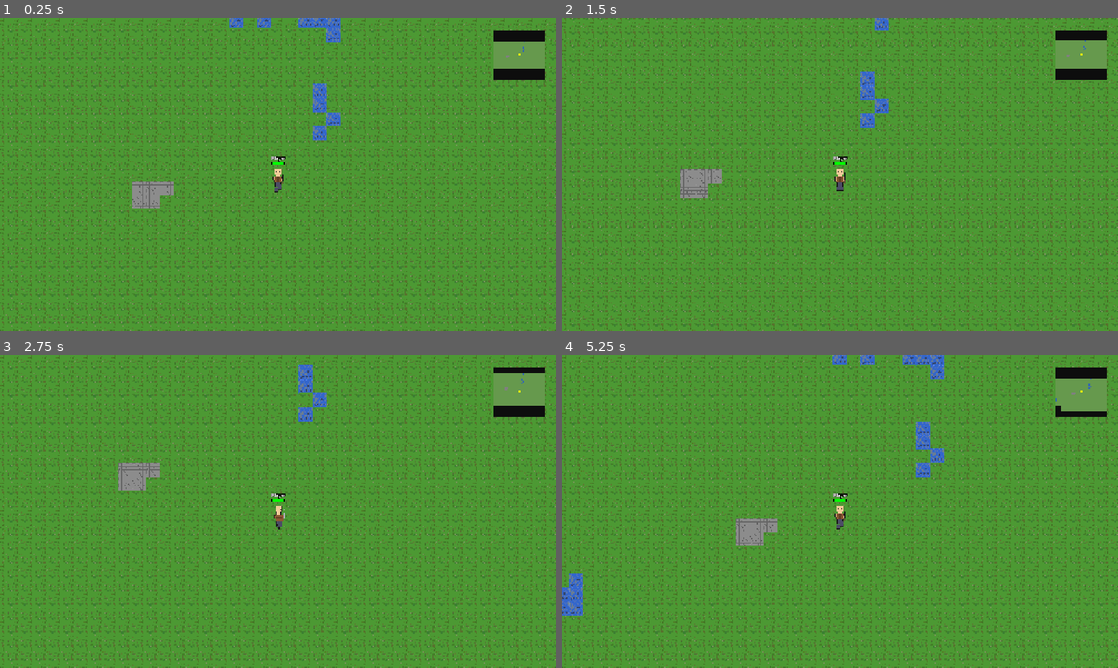
Above: before the commit, frames 1-4 (two rows, left to right).
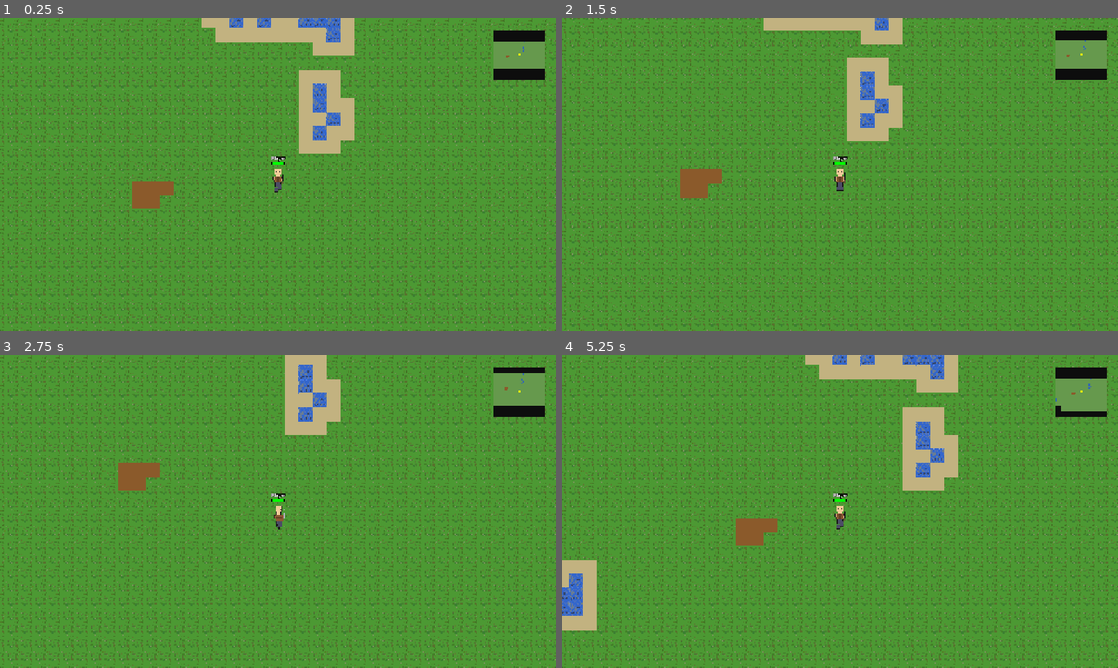
Above: after the commit, the same moments.

Repository: mattzanco/Trithia
Game: Godot game, scene res://scenes/main.tscn
Two runs of this game, one before a commit and one after it. Both use one fixed random seed, a clock stepped at 60 frames per second and the inputs below.
Inputs (mouse positions are in pixels of both pictures, inside the frame that each line leads up to):
- Up to frame 1 (0.25 s): no input
- Up to frame 2 (1.5 s): move the mouse to (962, 158) at 0.52 s; hold D (move_right) 0.53-1.28 s; hold Ctrl 0.53-1.28 s; click (962, 158) at 0.67 s; move the mouse to (728, 190) at 1.27 s; hold S (move_down) from 1.28 s (still down); tap Ctrl at 1.35 s
- Up to frame 3 (2.75 s): move the mouse to (333, 442) at 2.02 s; release S (move_down) at 2.03 s; hold D (move_right) from 2.03 s (still down); hold Ctrl from 2.03 s (still down)
- Up to frame 4 (5.25 s): tap Enter at 2.75 s; move the mouse to (812, 574) at 2.77 s; release D (move_right) at 2.78 s; release Ctrl at 2.78 s; hold W (move_up) 2.78-3.53 s; tap Ctrl at 2.85, 4.35 s; click (812, 574) at 2.92 s; move the mouse to (1006, 558) at 3.52 s; hold Ctrl 3.53-4.28 s; hold A (move_left) 3.53-5.03 s; move the mouse to (673, 464) at 4.27 s; move the mouse to (867, 511) at 5.02 s; hold S (move_down) from 5.03 s (still down); hold Ctrl from 5.03 s (still down); click (867, 511) at 5.17 s

The runs differ from the first frame. In frame 1, 4.3% of the frame differs, in the area x 23-92%, y 0-61%; in frame 2, 3.7%; in frame 3, 2.4%; in frame 4, 5.2%, in the area x 0-93%, y 0-88%.

Commit message:
Add sand/dirt terrain system with minimap support and texture generator

Diff:
--- a/project.godot
+++ b/project.godot
@@ -13,8 +13,15 @@
 config/name="Trithia"
 config/description="A 2D RPG adventure game"
 run/main_scene="res://scenes/main.tscn"
-config/features=PackedStringArray("4.3", "Forward Plus")
+config/features=PackedStringArray("4.5", "Forward Plus")
 config/icon="res://icon.svg"
+
+[display]
+
+window/size/viewport_width=1280
+window/size/viewport_height=720
+window/size/mode=2
+window/stretch/mode="canvas_items"
 
 [input]
 
@@ -43,13 +50,6 @@
 ]
 }
 
-[display]
-
-window/size/viewport_width=1280
-window/size/viewport_height=720
-window/size/mode=2
-window/stretch/mode="canvas_items"
-
 [rendering]
 
 textures/canvas_textures/default_texture_filter=0
--- /dev/null
+++ b/scenes/generate_textures.tscn
@@ -0,0 +1,6 @@
+[gd_scene load_steps=2 format=3]
+
+[ext_resource type="Script" path="res://scripts/generate_terrain_textures.gd" id="1_texture_gen"]
+
+[node name="TextureGenerator" type="Node"]
+script = ExtResource("1_texture_gen")
--- a/scripts/dead_body.gd
+++ b/scripts/dead_body.gd
@@ -3,6 +3,10 @@
 # Visual representation of a dead orc
 
 const TILE_SIZE = 32
+
+func _ready():
+	# Make sure the body is drawn when added to the scene
+	queue_redraw()
 
 func _draw():
 	# Draw a dead orc lying sideways (pale green) centered in tile
--- /dev/null
+++ b/scripts/generate_terrain_textures.gd
@@ -0,0 +1,114 @@
+extends Node
+
+# Utility script to generate terrain tile textures
+# Run this once to create the dirt and sand PNG files
+
+const TILE_SIZE = 32
+
+func _ready():
+	generate_dirt_texture()
+	generate_sand_texture()
+	print("Terrain textures generated successfully!")
+	# Auto-quit after generation
+	await get_tree().create_timer(0.5).timeout
+	get_tree().quit()
+
+func generate_dirt_texture():
+	var img = Image.create(TILE_SIZE, TILE_SIZE, false, Image.FORMAT_RGBA8)
+
+	# Base dirt color
+	var base_color = Color(139.0/255.0, 90.0/255.0, 43.0/255.0)
+
+	# Fill with base color
+	for y in range(TILE_SIZE):
+		for x in range(TILE_SIZE):
+			img.set_pixel(x, y, base_color)
+
+	# Add random darker spots (pebbles/rocks)
+	var rng = RandomNumberGenerator.new()
+	rng.seed = 12345  # Fixed seed for consistency
+
+	for i in range(25):
+		var spot_x = rng.randi_range(0, TILE_SIZE - 1)
+		var spot_y = rng.randi_range(0, TILE_SIZE - 1)
+		var spot_size = rng.randi_range(1, 2)
+		var spot_color = Color(100.0/255.0, 60.0/255.0, 30.0/255.0)
+
+		# Draw spot
+		for dy in range(-spot_size, spot_size + 1):
+			for dx in range(-spot_size, spot_size + 1):
+				var px = spot_x + dx
+				var py = spot_y + dy
+				if px >= 0 and px < TILE_SIZE and py >= 0 and py < TILE_SIZE:
+					if dx * dx + dy * dy <= spot_size * spot_size:
+						var current = img.get_pixel(px, py)
+						img.set_pixel(px, py, current.lerp(spot_color, 0.5))
+
+	# Add lighter highlights
+	for i in range(15):
+		var spot_x = rng.randi_range(0, TILE_SIZE - 1)
+		var spot_y = rng.randi_range(0, TILE_SIZE - 1)
+		var spot_color = Color(160.0/255.0, 110.0/255.0, 60.0/255.0)
+
+		if spot_x >= 0 and spot_x < TILE_SIZE and spot_y >= 0 and spot_y < TILE_SIZE:
+			var current = img.get_pixel(spot_x, spot_y)
+			img.set_pixel(spot_x, spot_y, current.lerp(spot_color, 0.3))
+
+	# Save the image
+	var error = img.save_png("res://assets/sprites/dirt_tile.png")
+	if error == OK:
+		print("Dirt texture saved successfully")
+	else:
+		print("Error saving dirt texture: ", error)
+
+func generate_sand_texture():
+	var img = Image.create(TILE_SIZE, TILE_SIZE, false, Image.FORMAT_RGBA8)
+
+	# Base sand color
+	var base_color = Color(194.0/255.0, 178.0/255.0, 128.0/255.0)
+
+	# Fill with base color
+	for y in range(TILE_SIZE):
+		for x in range(TILE_SIZE):
+			img.set_pixel(x, y, base_color)
+
+	# Add random variation for sand grains
+	var rng = RandomNumberGenerator.new()
+	rng.seed = 54321  # Different seed for different pattern
+
+	# Add darker sand grains
+	for i in range(35):
+		var spot_x = rng.randi_range(0, TILE_SIZE - 1)
+		var spot_y = rng.randi_range(0, TILE_SIZE - 1)
+		var spot_color = Color(170.0/255.0, 150.0/255.0, 100.0/255.0)
+
+		if spot_x >= 0 and spot_x < TILE_SIZE and spot_y >= 0 and spot_y < TILE_SIZE:
+			var current = img.get_pixel(spot_x, spot_y)
+			img.set_pixel(spot_x, spot_y, current.lerp(spot_color, 0.4))
+
+	# Add lighter sand highlights
+	for i in range(30):
+		var spot_x = rng.randi_range(0, TILE_SIZE - 1)
+		var spot_y = rng.randi_range(0, TILE_SIZE - 1)
+		var spot_color = Color(210.0/255.0, 195.0/255.0, 150.0/255.0)
+
+		if spot_x >= 0 and spot_x < TILE_SIZE and spot_y >= 0 and spot_y < TILE_SIZE:
+			var current = img.get_pixel(spot_x, spot_y)
+			img.set_pixel(spot_x, spot_y, current.lerp(spot_color, 0.3))
+
+	# Add subtle noise for texture
+	for y in range(TILE_SIZE):
+		for x in range(TILE_SIZE):
+			var noise_val = rng.randf_range(-0.05, 0.05)
+			var current = img.get_pixel(x, y)
+			var r = clamp(current.r + noise_val, 0.0, 1.0)
+			var g = clamp(current.g + noise_val, 0.0, 1.0)
+			var b = clamp(current.b + noise_val, 0.0, 1.0)
+			img.set_pixel(x, y, Color(r, g, b, 1.0))
+
+	# Save the image
+	var error = img.save_png("res://assets/sprites/sand_tile.png")
+	if error == OK:
+		print("Sand texture saved successfully")
+	else:
+		print("Error saving sand texture: ", error)
--- a/scripts/mini_map.gd
+++ b/scripts/mini_map.gd
@@ -19,7 +19,8 @@
 
 # Colors for the mini-map
 var color_grass = Color(0.4, 0.6, 0.3)
-var color_stone = Color(0.5, 0.5, 0.5)
+var color_dirt = Color(139.0/255.0, 90.0/255.0, 43.0/255.0)
+var color_sand = Color(194.0/255.0, 178.0/255.0, 128.0/255.0)
 var color_water = Color(0.2, 0.4, 0.7)
 var color_player = Color(1.0, 1.0, 0.0)  # Yellow
 var color_enemy = Color(1.0, 0.2, 0.2)  # Red
@@ -104,8 +105,10 @@
 				var tile_color = color_grass
 				if terrain_type == "water":
 					tile_color = color_water
-				elif terrain_type == "stone":
-					tile_color = color_stone
+				elif terrain_type == "dirt":
+					tile_color = color_dirt
+				elif terrain_type == "sand":
+					tile_color = color_sand
 
 				# Draw the tile
 				draw_rect(Rect2(map_x, map_y, PIXEL_PER_TILE, PIXEL_PER_TILE), tile_color)
--- a/scripts/world.gd
+++ b/scripts/world.gd
@@ -24,7 +24,8 @@
 # Fallback terrain colors if textures fail to load
 var terrain_colors = {
 	"grass": Color(76.0/255.0, 153.0/255.0, 51.0/255.0),    # Green
-	"stone": Color(140.0/255.0, 140.0/255.0, 140.0/255.0),  # Gray
+	"dirt": Color(139.0/255.0, 90.0/255.0, 43.0/255.0),     # Brown
+	"sand": Color(194.0/255.0, 178.0/255.0, 128.0/255.0),   # Sandy beige
 	"water": Color(51.0/255.0, 102.0/255.0, 204.0/255.0)    # Blue
 }
 
@@ -37,7 +38,8 @@
 
 	# Load terrain textures using Image class to bypass import system
 	var grass_image = Image.new()
-	var stone_image = Image.new()
+	var dirt_image = Image.new()
+	var sand_image = Image.new()
 	var water_image = Image.new()
 
 	if grass_image.load("res://assets/sprites/grass_tile.png") == OK:
@@ -46,11 +48,17 @@
 	else:
 		print("Warning: Failed to load grass texture, using color fallback")
 
-	if stone_image.load("res://assets/sprites/stone_tile.png") == OK:
-		terrain_textures["stone"] = ImageTexture.create_from_image(stone_image)
-		print("Loaded stone texture")
-	else:
-		print("Warning: Failed to load stone texture, using color fallback")
+	if dirt_image.load("res://assets/sprites/dirt_tile.png") == OK:
+		terrain_textures["dirt"] = ImageTexture.create_from_image(dirt_image)
+		print("Loaded dirt texture")
+	else:
+		print("Warning: Failed to load dirt texture, using color fallback")
+
+	if sand_image.load("res://assets/sprites/sand_tile.png") == OK:
+		terrain_textures["sand"] = ImageTexture.create_from_image(sand_image)
+		print("Loaded sand texture")
+	else:
+		print("Warning: Failed to load sand texture, using color fallback")
 
 	if water_image.load("res://assets/sprites/water_tile.png") == OK:
 		terrain_textures["water"] = ImageTexture.create_from_image(water_image)
@@ -103,12 +111,39 @@
 			if noise_val < -0.3:
 				terrain_type = "water"
 			elif noise_val > 0.4:
-				terrain_type = "stone"
+				terrain_type = "dirt"
 
 			# Store terrain type for collision detection
 			var tile_world_pos = Vector2(tile_x * TILE_SIZE + TILE_SIZE/2, tile_y * TILE_SIZE + TILE_SIZE/2)
 			terrain_data[tile_world_pos] = terrain_type
 
+	# Second pass: convert grass/dirt tiles adjacent to water into sand
+	for x in range(CHUNK_SIZE):
+		for y in range(CHUNK_SIZE):
+			var tile_x = start_x + x
+			var tile_y = start_y + y
+			var tile_world_pos = Vector2(tile_x * TILE_SIZE + TILE_SIZE/2, tile_y * TILE_SIZE + TILE_SIZE/2)
+
+			if terrain_data[tile_world_pos] in ["grass", "dirt"]:
+				# Check if any adjacent tile is water
+				var is_next_to_water = false
+				for dx in [-1, 0, 1]:
+					for dy in [-1, 0, 1]:
+						if dx == 0 and dy == 0:
+							continue
+						var neighbor_x = tile_x + dx
+						var neighbor_y = tile_y + dy
+						# Check noise directly for neighbors (including those outside current chunk)
+						var neighbor_noise = noise.get_noise_2d(neighbor_x, neighbor_y)
+						if neighbor_noise < -0.3:
+							is_next_to_water = true
+							break
+					if is_next_to_water:
+						break
+
+				if is_next_to_water:
+					terrain_data[tile_world_pos] = "sand"
+
 	# Generate spawn points for this chunk
 	generate_spawn_points_for_chunk(chunk_pos)
 
@@ -122,7 +157,7 @@
 	if noise_val < -0.3:
 		return "water"
 	elif noise_val > 0.4:
-		return "stone"
+		return "dirt"
 	else:
 		return "grass"
 
@@ -247,7 +282,7 @@
 	elif noise_val < 0.2:
 		return "grass"
 	else:
-		return "stone"
+		return "dirt"
 func find_path(start: Vector2, goal: Vector2, requester: Node) -> Array:
 	"""Shared pathfinding function used by both player and orcs.
 
Not shown, added: assets/sprites/grass_tile.png.import
Not shown, added: assets/sprites/stone_tile.png.import
Not shown, added: assets/sprites/water_tile.png.import
Not shown, added: icon.svg.import
Not shown, added: scripts/combat_effects.gd.uid
Not shown, added: scripts/dead_body.gd.uid
Not shown, added: scripts/death_screen.gd.uid
Not shown, added: scripts/generate_terrain_textures.gd.uid
Not shown, added: scripts/health_bar.gd.uid
Not shown, added: scripts/main.gd.uid
Not shown, added: scripts/mini_map.gd.uid
Not shown, added: scripts/orc.gd.uid
(and 2 more such lines)
